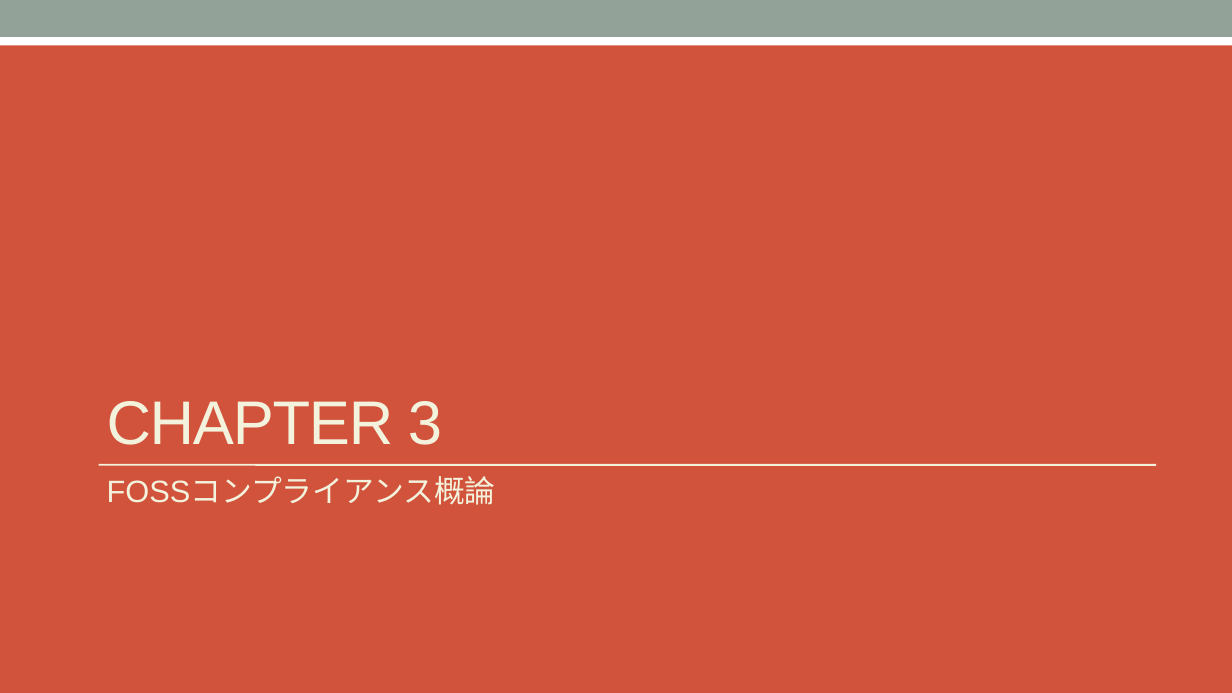
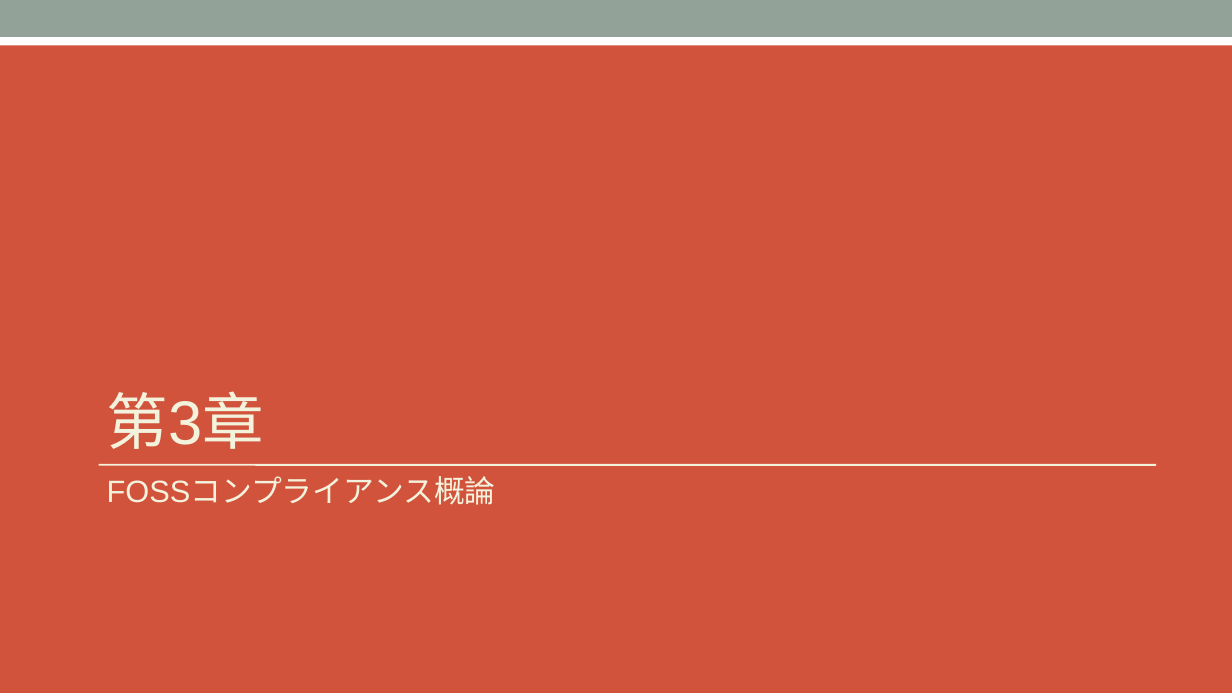
Before and after one commit to OpenChain-Project/Curriculum-Translation-JP, a slide deck: slide 22 of target/openchain-curriculum-release-2.pptx. Drawn at 1232x693 pixels with LibreOffice and Linux fonts; fonts in the diff are those of the drawing. Boxes give left, top, right and bottom in pixels: in the first picture for what was removed or moved away, otherwise in the second. Text is boxed around its words. In the diff, an @@ line names an element or a change of style, - is before the commit and + after.

```diff
--- a/target/openchain-curriculum-release-2.pptx
+++ b/target/openchain-curriculum-release-2.pptx
@@ title at (107,391,264,449): text changed @@
-CHAPTER 3
+第3章
```
Also in this commit, not shown: 1 other slide changed, 9 other files.
